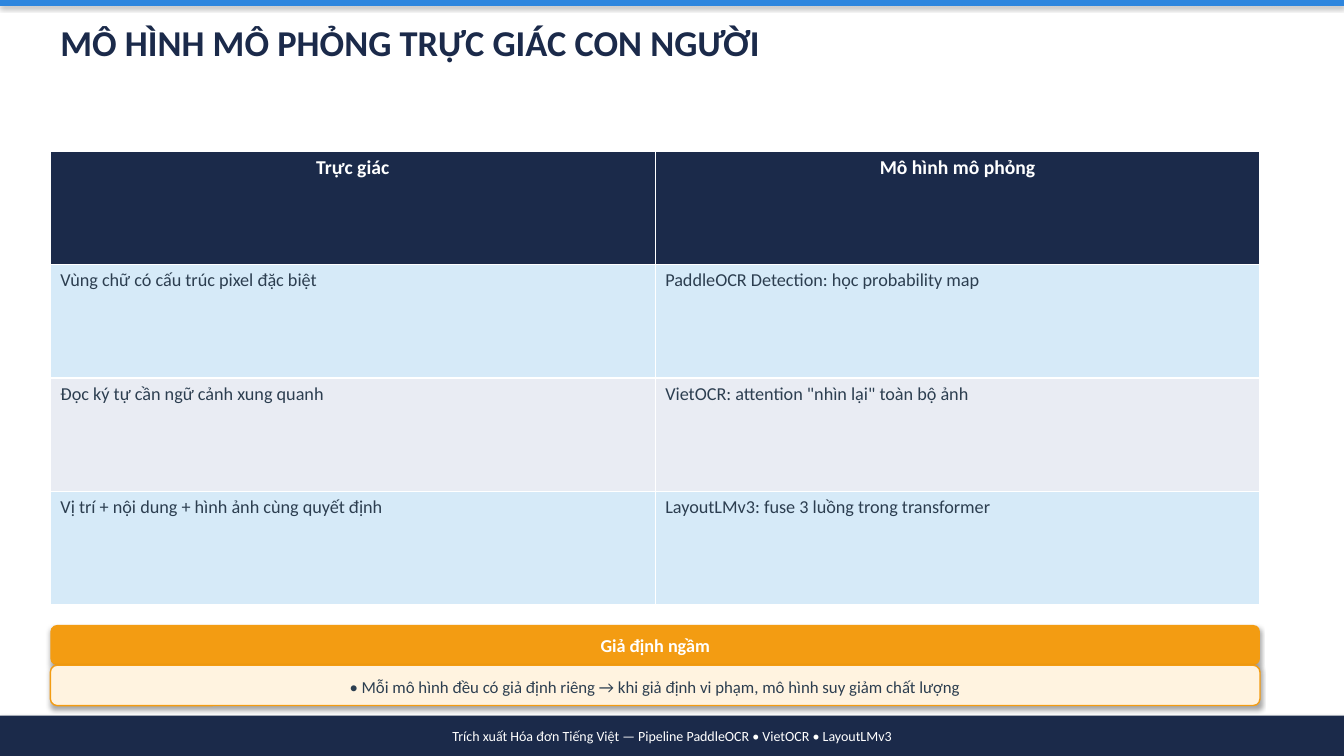
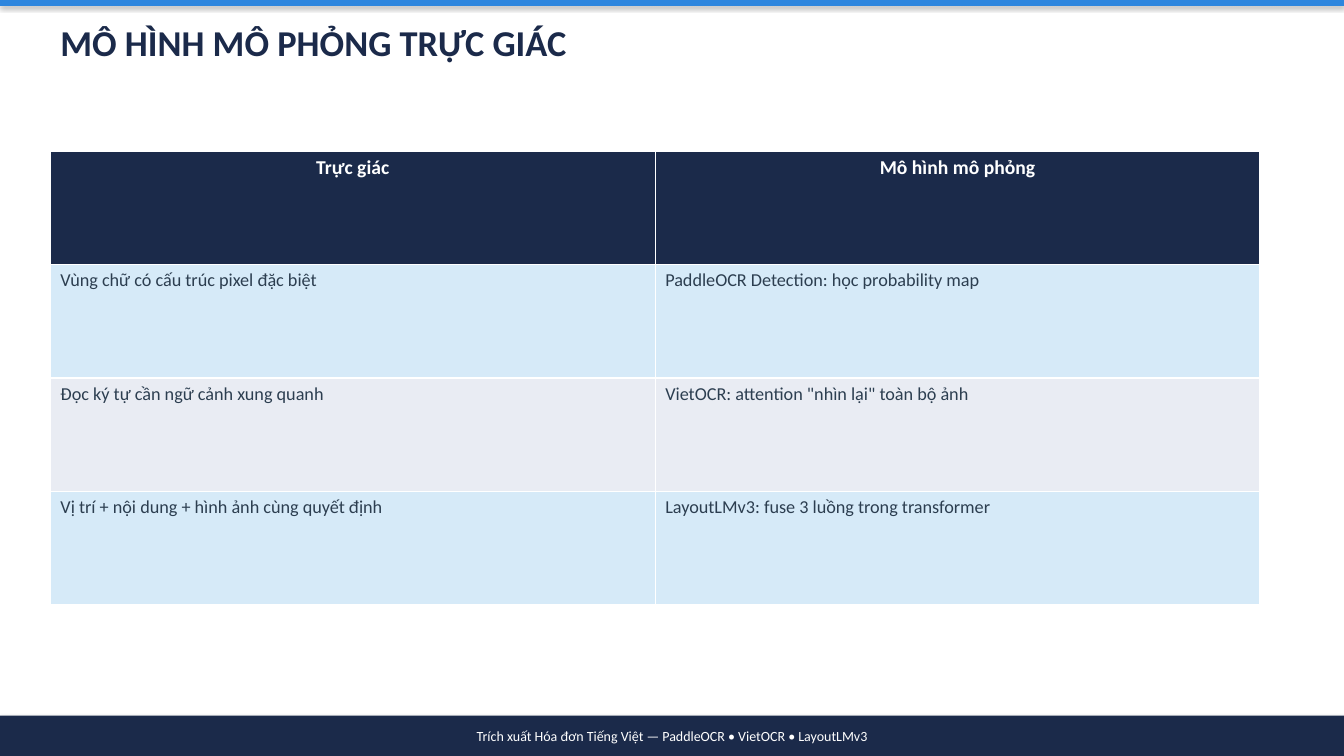
Before and after one commit to simasangggg/smartvn-report, a slide deck: slide 12 of slides/OCR-Presentation.pptx (slide 16 before the commit). Drawn at 1344x756 pixels with LibreOffice and Linux fonts; fonts in the diff are those of the drawing. Boxes give left, top, right and bottom in pixels: in the first picture for what was removed or moved away, otherwise in the second. Text is boxed around its words. In the diff, an @@ line names an element or a change of style, - is before the commit and + after.

Commit message:
refactor: OCR PPTX 21 slides với hình minh họa
- Giảm 29 → 21 slides (bỏ section dividers)
- Thêm 5 hình minh họa: Pipeline, Three-tiers, DB algorithm, VietOCR attention, LayoutLMv3
- Nội dung đầy đủ 8 phần như file PDF gốc

```diff
--- a/slides/OCR-Presentation.pptx
+++ b/slides/OCR-Presentation.pptx
@@ text at [60,26,567,63]: text changed @@
-MÔ HÌNH MÔ PHỎNG TRỰC GIÁC CON NGƯỜI
+MÔ HÌNH MÔ PHỎNG TRỰC GIÁC
@@ rounded rectangle removed at [50,625,1260,665] @@
-Giả định ngầm
@@ rounded rectangle removed at [50,665,1260,706] @@
-• Mỗi mô hình đều có giả định riêng → khi giả định vi phạm, mô hình suy giảm chất lượng
@@ text in rectangle at [477,730,867,744]: text changed @@
-Trích xuất Hóa đơn Tiếng Việt — Pipeline PaddleOCR • VietOCR • LayoutLMv3
+Trích xuất Hóa đơn Tiếng Việt — PaddleOCR • VietOCR • LayoutLMv3
```
Also in this commit, not shown: 20 other slides changed, 8 slides removed, 6 other files.
